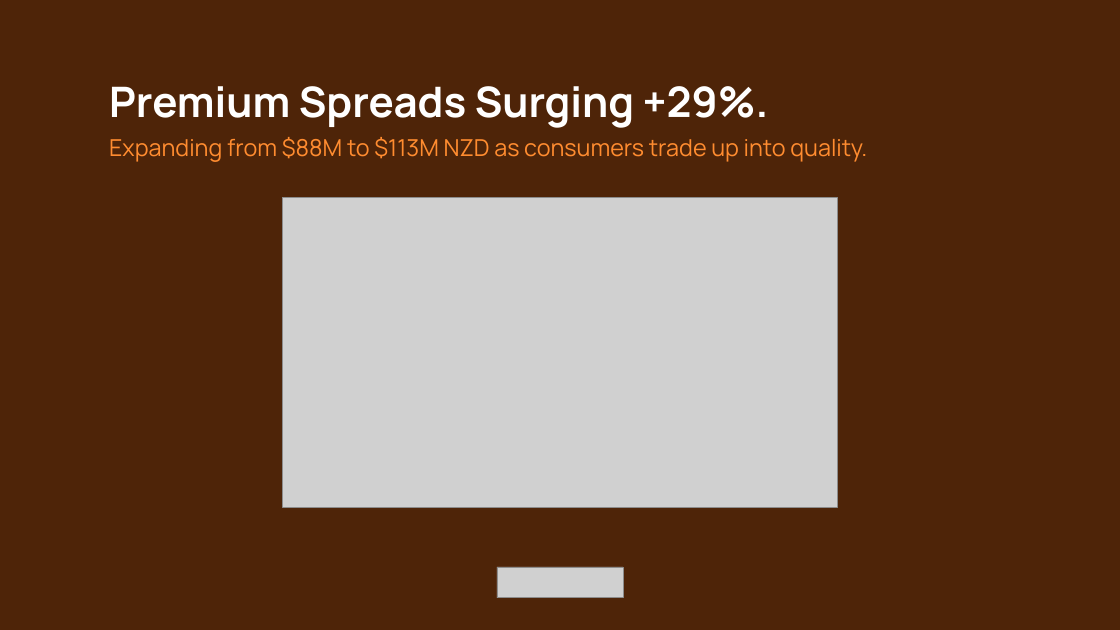
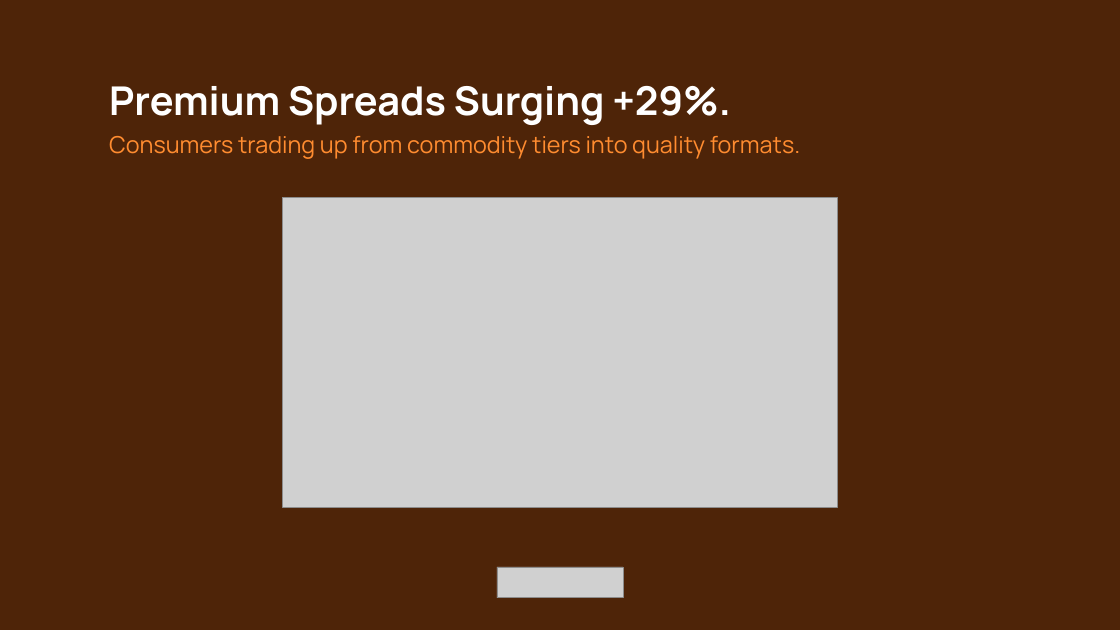
Before and after one commit to JacobCrume/stamp-spreads, a slide deck: slide 9 of presentation/Stamp-pitch.pptx (slide 11 before the commit). Drawn at 1120x630 pixels with LibreOffice and Linux fonts; fonts in the diff are those of the drawing; grey boxes stand for pictures. Boxes give left, top, right and bottom in pixels: in the first picture for what was removed or moved away, otherwise in the second. Text is boxed around its words. In the diff, an @@ line names an element or a change of style, - is before the commit and + after.

```diff
--- a/presentation/Stamp-pitch.pptx
+++ b/presentation/Stamp-pitch.pptx
@@ text at (109, 86, 730, 125): size 36 to 34 pt in "Premium Spreads Surging +29%." @@
@@ text at (109, 136, 800, 159): text changed @@
-Expanding from $88M to $113M NZD as consumers trade up into quality.
+Consumers trading up from commodity tiers into quality formats.
```
Also in this commit, not shown: 18 other slides changed, 3 slides removed, 2 other files.
